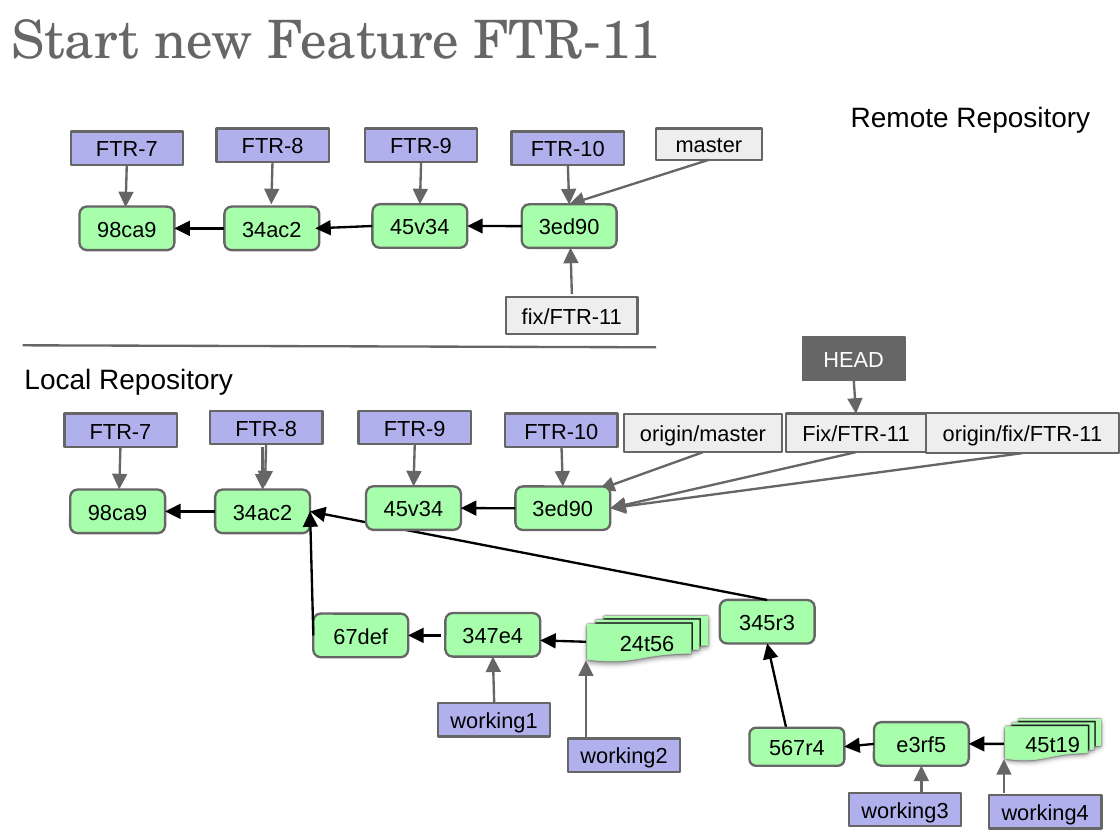
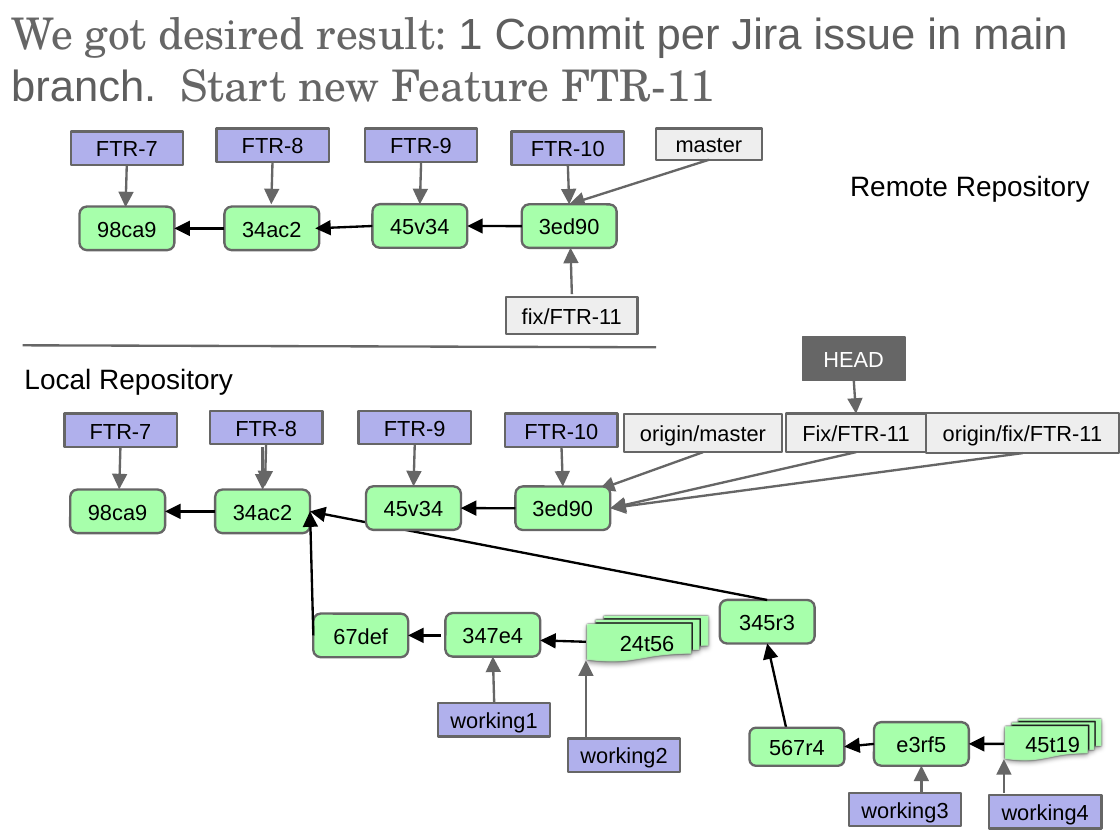
Before and after one commit to ilyaro/mysite, a slide deck: slide 24 of WorkStuff/Courses/Git/Git_Gitlab_Best_Practices/Git_Gitlab_BestPractices.pptx (slide 23 before the commit). Drawn at 1120x840 pixels with LibreOffice and Linux fonts; fonts in the diff are those of the drawing. Boxes give left, top, right and bottom in pixels: in the first picture for what was removed or moved away, otherwise in the second. Text is boxed around its words. In the diff, an @@ line names an element or a change of style, - is before the commit and + after.

```diff
--- a/WorkStuff/Courses/Git/Git_Gitlab_Best_Practices/Git_Gitlab_BestPractices.pptx
+++ b/WorkStuff/Courses/Git/Git_Gitlab_Best_Practices/Git_Gitlab_BestPractices.pptx
@@ title at [11,17,1067,102]: text changed; size 34 to 28 pt @@
-Start new Feature FTR-11
+We got desired result: 1 Commit per Jira issue in main branch. Start new Feature FTR-11
@@ text "Remote Repository": place and size @@
-text "Remote Repository" at [851,106,1090,132]
+text "Remote Repository" at [850,175,1090,202]
```
Also in this commit, not shown: 3 other slides changed, 2 slides added.
